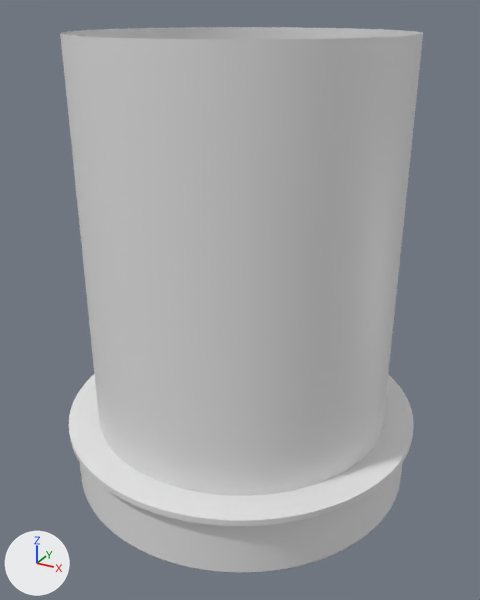
An edit to the Blender file _Assets/pod.blend, drawn before and after from the same camera.
Rendered twice from a 50 mm camera at (1157.0, -2116.0, 1647.0) aimed at (18.0, -44.0, 611.0). Lighting does not change. The marker at lower left points along +X, +Y and +Z.

Names of what the first picture shows: 'SM_CenterDisplay-Redo'.
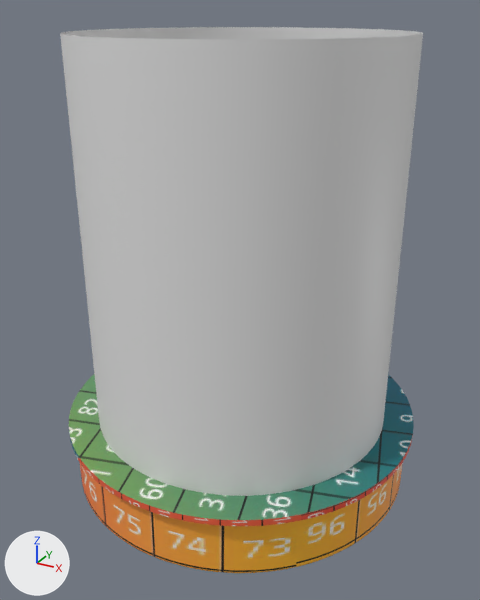
Location of each change, (x1, y1, x2, y2) in pixels of the pictures (480 x 600 px):
'SM_CenterDisplay-Redo', surface changed: (69, 371, 414, 573) in both
part 1 of me_cylinder_001, surface changed: (60, 27, 423, 573) in both

The change in detail:
Picture '280666943_97fc34b1f1_o.jpg' (img_280666943_97fc34b1f1_o_jpg) is new.
In material 'Base' (mat_base), base_color is no longer (0.8, 0.8, 0.8), white #e7e7e7.
In material 'Base' (mat_base), texture is now set to img_280666943_97fc34b1f1_o_jpg.
me_cylinder_001 has 3192 vertices, 3128 faces and spans x -1.1..1.1, y -1.1..1.1, z -2.0..22.7.
me_cylinder_001 is used by ob_sm_centerdisplay_redo; location (0.0, 0.0, 3.0); scale (670.0, 670.0, 69.3).
me_cylinder_001 part 1: texture (UV) coordinates of 3128 of 3128 faces, centred in x -1.1..1.1, y -1.1..1.1, z -2.0..12.5, changed; they spanned u 0.0..0.6, v 0.0..1.0 and now span u 0.01..0.99, v 0.03..0.98.
